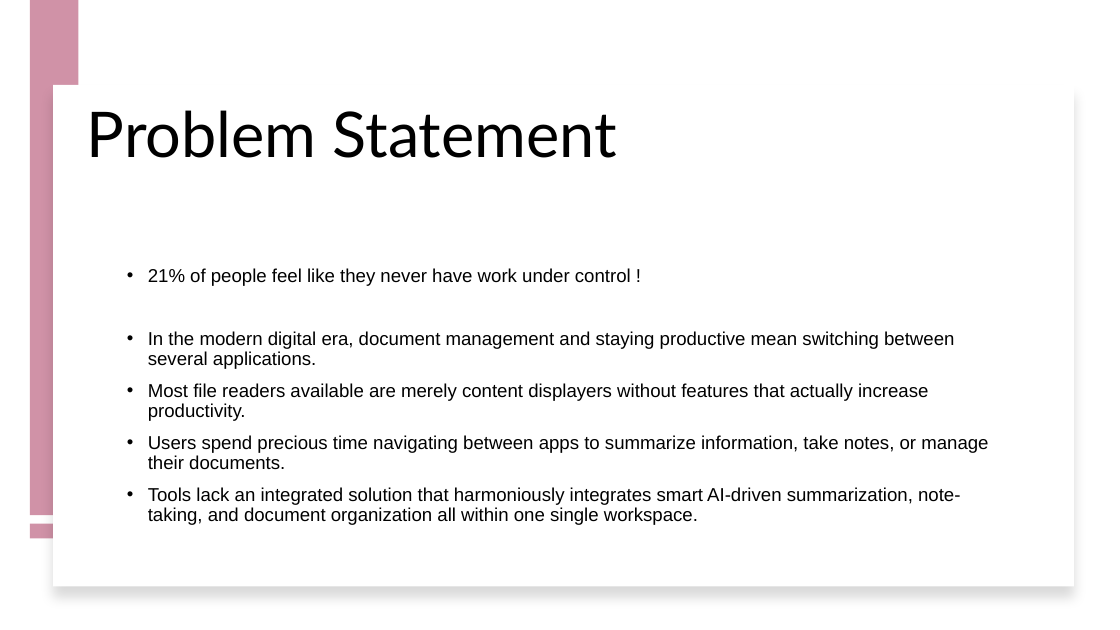
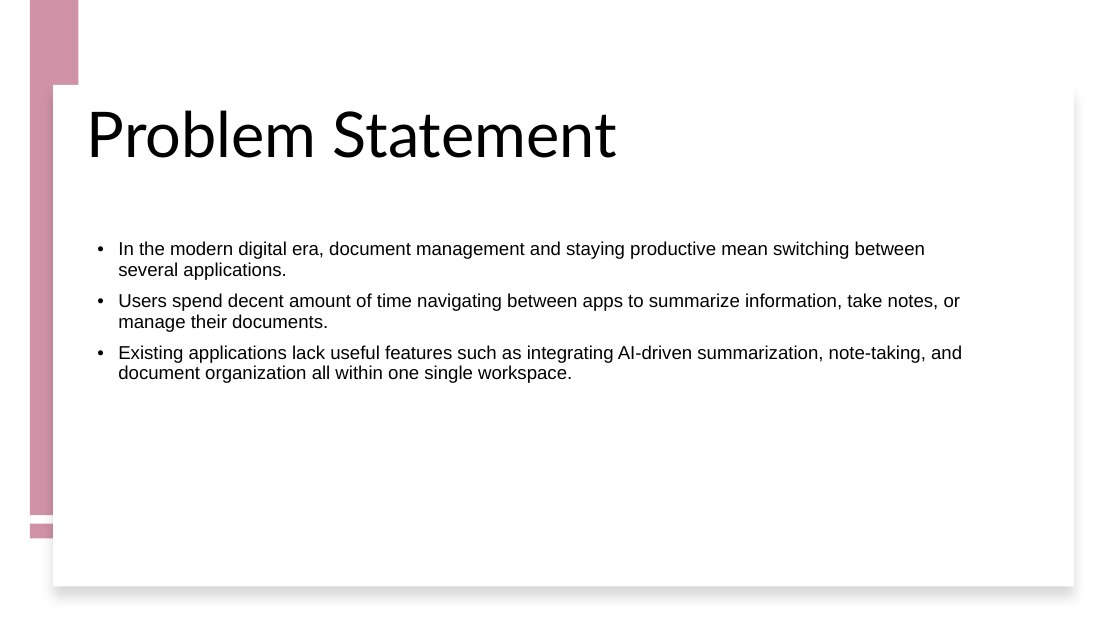
Before and after one commit to Aya2002Amjad/GP2, a slide deck: slide 5 of documentations/GP2PowePoint.pptx (slide 3 before the commit). Drawn at 1120x630 pixels with LibreOffice and Linux fonts; fonts in the diff are those of the drawing. Boxes give left, top, right and bottom in pixels: in the first picture for what was removed or moved away, otherwise in the second. Text is boxed around its words. In the diff, an @@ line names an element or a change of style, - is before the commit and + after.

```diff
--- a/documentations/GP2PowePoint.pptx
+++ b/documentations/GP2PowePoint.pptx
@@ text "In the modern digital era, ..." moved from (x1=148, y1=268, x2=988, y2=525) to (x1=118, y1=241, x2=962, y2=383) @@
@@ text at (x1=148, y1=268, x2=631, y2=286): paragraph removed @@
-• 21% of people feel like they never have work under control !
@@ text at (x1=118, y1=293, x2=962, y2=383): text changed @@
-• Most file readers available are merely content displayers without features that actually increase productivity.
-• Users spend precious time navigating between apps to summarize information, take notes, or manage their documents.
-• Tools lack an integrated solution that harmoniously integrates smart AI-driven summarization, note-taking, and document organization all within one single workspace.
+• Users spend decent amount of time navigating between apps to summarize information, take notes, or manage their documents.
+• Existing applications lack useful features such as integrating AI-driven summarization, note-taking, and document organization all within one single workspace.
```
Also in this commit, not shown: 3 other slides changed, 7 other files.
